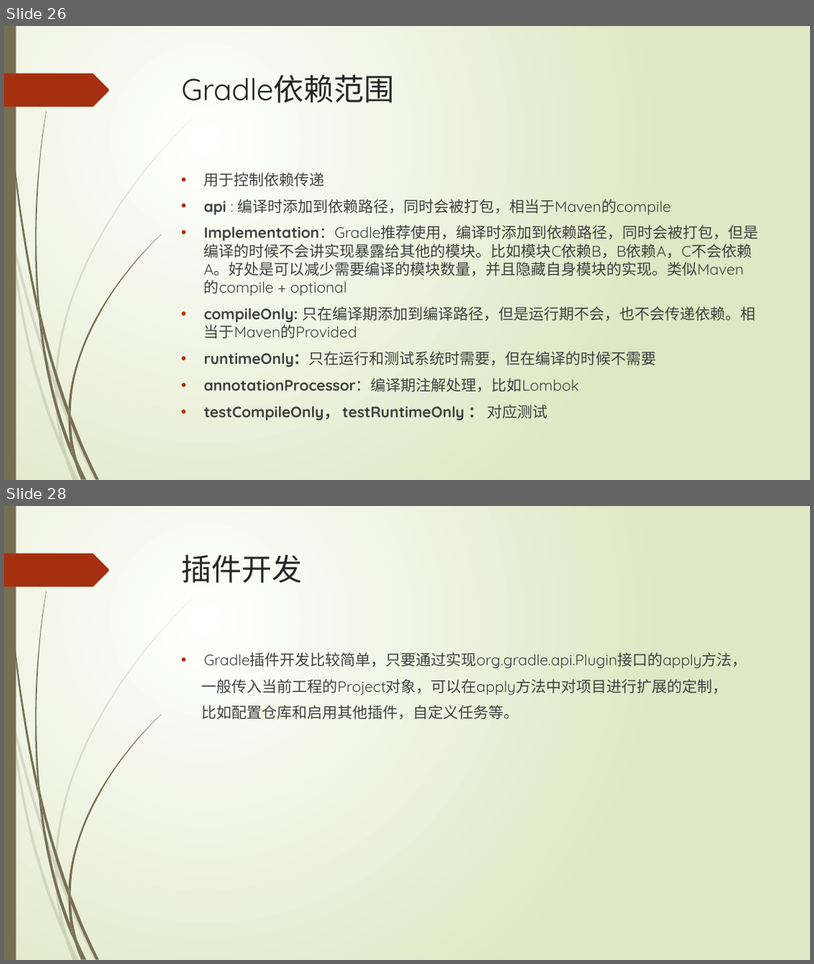
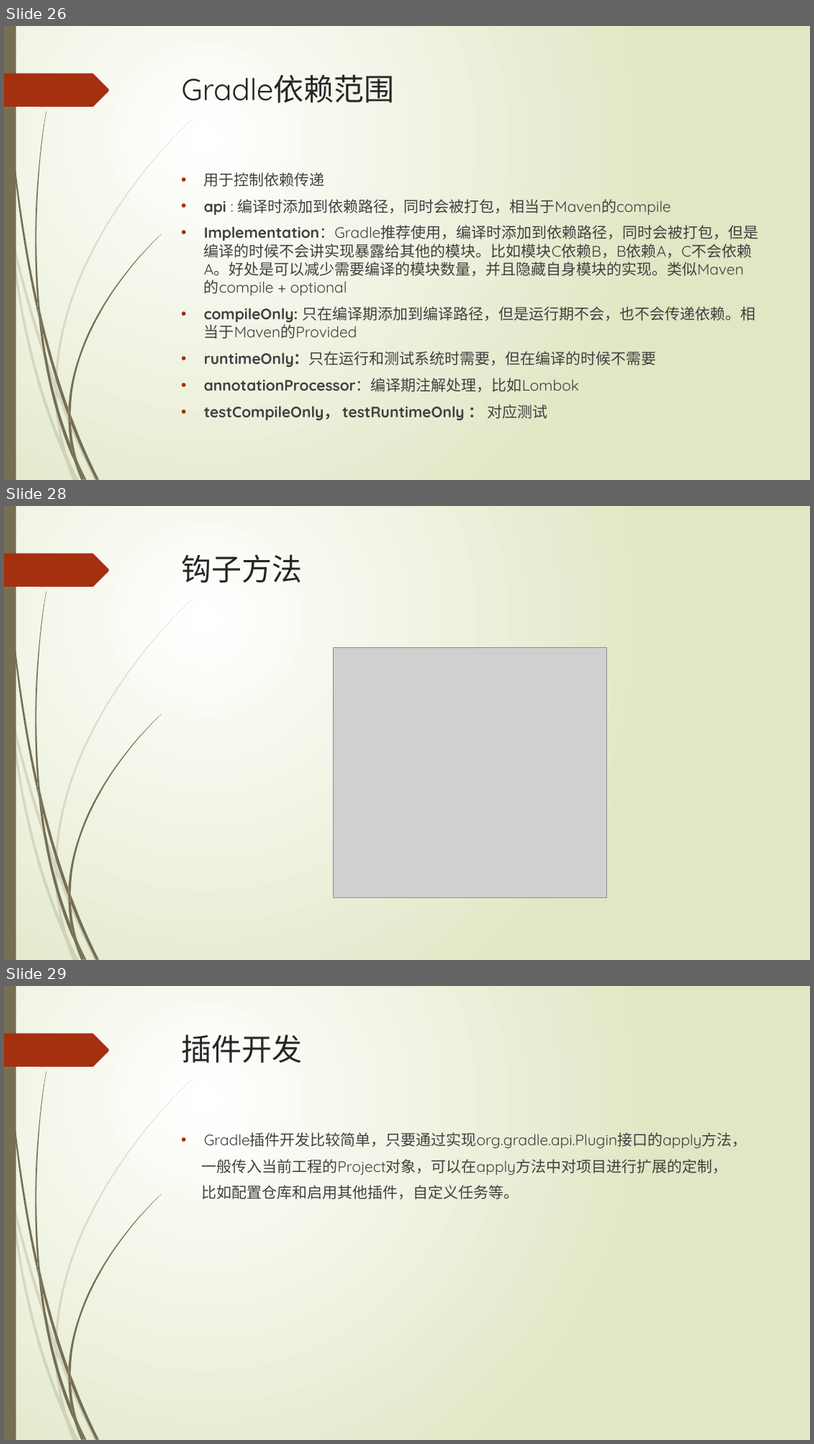
Before and after one commit to xljnc/gradle-springboot-plugin, a slide deck: doc/Gradle浅析.pptx. Shown one above the other, each under a label of ours: slides 26 and 28 before the commit, slides 26, 28 and 29 after it; the slides between them are not shown. The pictures are 814x964 and 814x1444 pixels, drawn with LibreOffice and Linux fonts; fonts in the diff are those of the drawing; grey boxes stand for pictures. Boxes give left, top, right and bottom in pixels: in the first picture for what was removed or moved away, otherwise in the second. Text is boxed around its words. In the diff, an @@ line names an element or a change of style, - is before the commit and + after.

```diff
--- a/doc/Gradle浅析.pptx
+++ b/doc/Gradle浅析.pptx
@@ slide 28 added at box(4, 506, 810, 960), background gradient #FFFFFF to #DFE8C4; not listed: 24 template elements that a slide beside it also shows @@
@@ title added at box(182, 554, 303, 583), 36 pt, text #262626 @@
+钩子方法
@@ picture added at box(334, 647, 607, 897) @@
@@ what was slide 28 is now slide 29 @@
```
Also in this commit, not shown: 1 slide changed.
